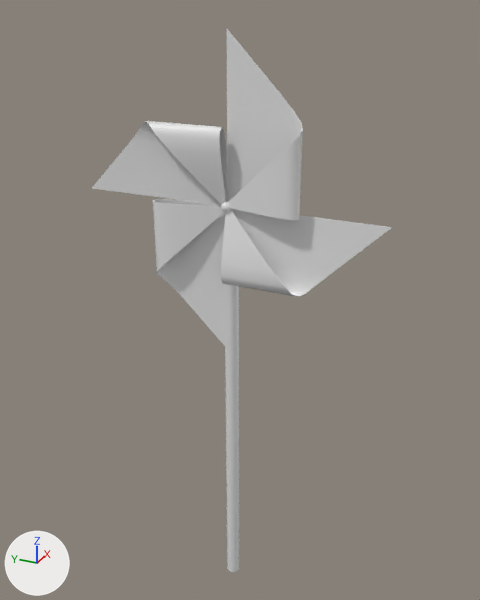
The FBX model Assets/Assets/Models/Reworked/Props/Pinwheel_05.fbx, before and after one commit.
Camera for both pictures: a 50 mm lens placed at (-3.59, -1.67, 4.15), pointed at (0.09, -0.02, 2.31). Lighting does not change. The marker at lower left points along +X, +Y and +Z. Where no turn or scale is listed for an object, it has been applied to the vertices.

Names of what the first picture shows: 'Pinwheel_Blades.005', 'Pinwheel_Handle'.
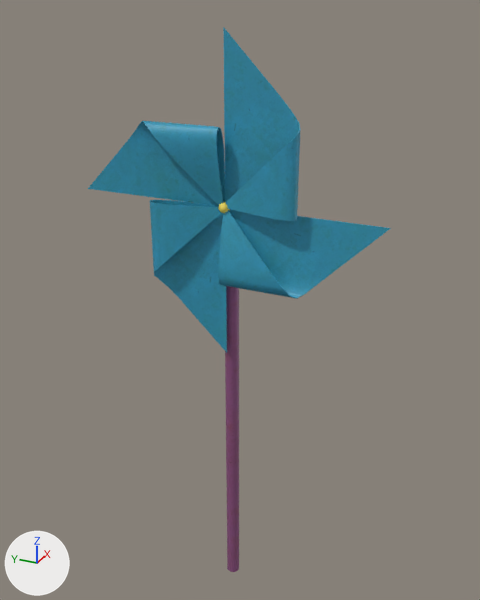
Location of each change, [x1, y1, x2, y2] in pixels of the pictures (480 x 600 px):
'Pinwheel_Blades.005', recoloured, moved
    before: [92, 28, 392, 350]
    after: [88, 27, 391, 353]
'Pinwheel_Handle', recoloured (grey to purple)
    both: [225, 285, 239, 572]

The edits, one by one:
Picture 'Texture Atlas.jpg' (img_texture_atlas_jpg) is new.
Material 'Texture Atlas' (mat_texture_atlas) is new.
Its texture is img_texture_atlas_jpg.
me_cylinder_020 has 51 vertices, 56 faces and spans x -0.06..0.05, y -0.05..0.05, z -0.01..3.03.
me_cylinder_020 no longer uses material mat_material (white #e7e7e7).
me_cylinder_020 now uses material mat_texture_atlas (picture img_texture_atlas_jpg).
me_plane_008 has 226 vertices, 220 faces and spans x -0.16..0.0, y -1.0..1.0, z -1.0..1.0.
me_plane_008 no longer uses material mat_material (white #e7e7e7).
me_plane_008 now uses material mat_texture_atlas (picture img_texture_atlas_jpg).
Object 'Pinwheel_Blades.005' (ob_pinwheel_blades_005) moves from (0.0, 0.0, 2.994) to (-0.038, 0.0, 3.0).
